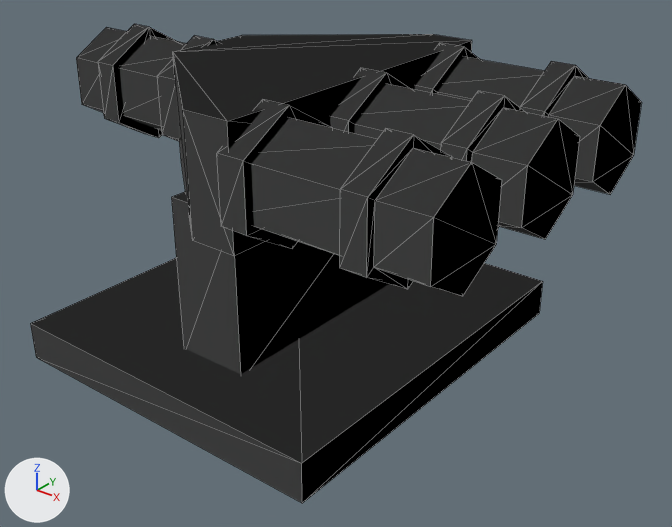
Renders of the OBJ model game/content/items/9112.obj from each side of a commit.
Both versions are drawn from a camera (50 mm lens) standing at (0.718, -0.816, 0.443) and looking at (0.06, 0.006, -0.067). Every picture has the same lights, and +X, +Y and +Z are marked at lower left. The older version comes first. Mesh edges are drawn as thin lines. Where no turn or scale is listed for an object, it has been applied to the vertices.

Script lines for the objects in view, before the commit:
```python
me_9112 = bpy.data.meshes.new('9112')
me_9112.from_pydata(...)  # 220 vertices, 380 faces; spans x -0.34..0.34, y -0.255..0.255, z -0.188..0.188
ob_9112 = bpy.data.objects.new('9112', me_9112)
ob_9112.location = (0.0, 0.0, 0.0)
```
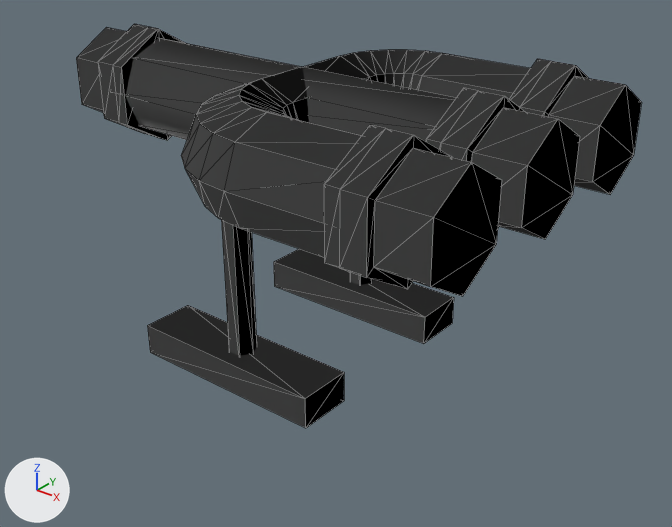
Edits to the bpy script that builds the scene:
```text
Change me_9112:
    used by ob_9112; location = (0.0, 0.0, 0.0)
    remove me_9112.from_pydata(...)  # 220 vertices, 380 faces; spans x -0.34..0.34, y -0.255..0.255, z -0.188..0.188
    add me_9112.from_pydata(...)  # 304 vertices, 568 faces; spans x -0.34..0.34, y -0.226..0.226, z -0.188..0.188
    me_9112 part 1: a new loose piece, a box spanning x -0.12..0.145, y 0.085..0.155, z -0.188..-0.148
    me_9112 part 2: a new loose piece, a 6-sided cylinder along z spanning x -0.002..0.032, y 0.105..0.135, z -0.158..0.072
    me_9112 part 3: a new loose piece, a box spanning x -0.12..0.145, y -0.155..-0.085, z -0.188..-0.148
    me_9112 part 4: a new loose piece, a 6-sided cylinder along z spanning x -0.002..0.032, y -0.135..-0.105, z -0.158..0.072
    me_9112 part 5: the loose piece of 12 vertices spanning x -0.165..-0.13, y -0.066..0.066, z 0.036..0.188 is deleted
    me_9112 part 6: the loose piece of 12 vertices spanning x 0.1..0.135, y -0.066..0.066, z 0.036..0.188 is deleted
    me_9112 part 7: the loose piece of 8 vertices spanning x -0.225..0.225, y -0.255..0.255, z -0.188..-0.138 is deleted
    me_9112 part 8
    84 vertices are removed from x -0.262..0.262, y -0.226..0.226, z -0.148..0.188
    168 faces are deleted
    92 vertices are added at x -0.049..0.105, y -0.219..0.219, z 0.048..0.176
    18 new vertices lie (-0.017, 0.0, 0.0) away from vertices in x 0.25, y -0.226..0.226, z 0.036..0.188
    6 new vertices lie (0.017, 0.0, 0.0) away from vertices in x -0.25, y -0.066..0.066, z 0.036..0.188
    6 new vertices lie (0.0, -0.045, -0.019) away from vertices in x -0.262..0.262, y -0.16..0.16, z 0.176
    6 new vertices lie (0.0, -0.019, -0.045) away from vertices in x -0.262..0.262, y -0.205..0.115, z 0.157
    6 new vertices lie (0.0, 0.019, -0.045) away from vertices in x -0.262..0.262, y -0.224..0.096, z 0.112
    6 new vertices lie (0.0, 0.045, 0.019) away from vertices in x -0.262..0.262, y -0.16..0.16, z 0.048
    6 new vertices lie (0.0, 0.019, 0.045) away from vertices in x -0.262..0.262, y -0.115..0.205, z 0.067
    6 new vertices lie (0.0, 0.045, -0.019) away from vertices in x -0.262..0.262, y -0.16..0.16, z 0.176
    8 new vertices lie (0.0, 0.14, 0.0) away from vertices in x -0.049..0.079, y -0.07, z 0.048..0.176
    344 new faces join them
```

Where the change shows, as pixel boxes [x1, y1, x2, y2] in the pictures (672 x 527 px):
'9112', reshaped (8% narrower, 16% shorter)
    before: [30, 24, 642, 503]
    after: [76, 24, 642, 428]
part 1 of me_9112, added
    after: [274, 249, 454, 344]
part 2 of me_9112, added (mostly hidden)
    after: [350, 272, 373, 285]
part 3 of me_9112, added
    after: [147, 305, 344, 428]
part 4 of me_9112, added
    after: [222, 220, 257, 356]
part 5 of me_9112, deleted
    before: [157, 36, 220, 141]
part 6 of me_9112, deleted
    before: [330, 68, 411, 134]
part 7 of me_9112, deleted
    before: [30, 258, 543, 503]
part 8 of me_9112, cut back
    before: [113, 27, 544, 374]
    after: [113, 27, 551, 268]
